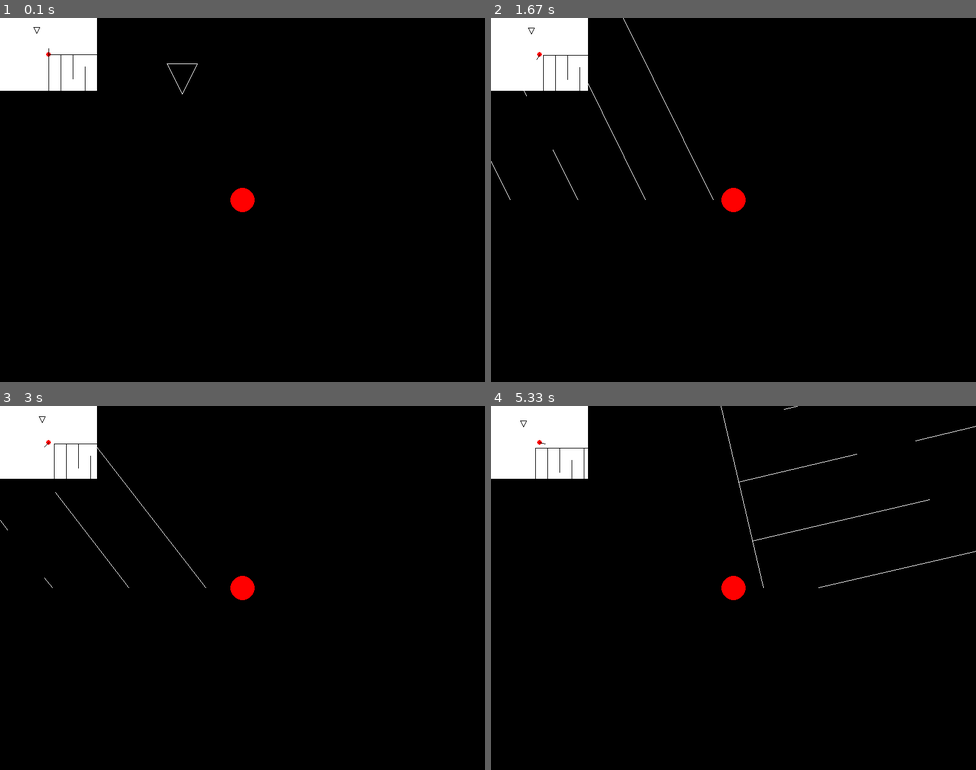
Above: before the commit, frames 1-4 (two rows, left to right).
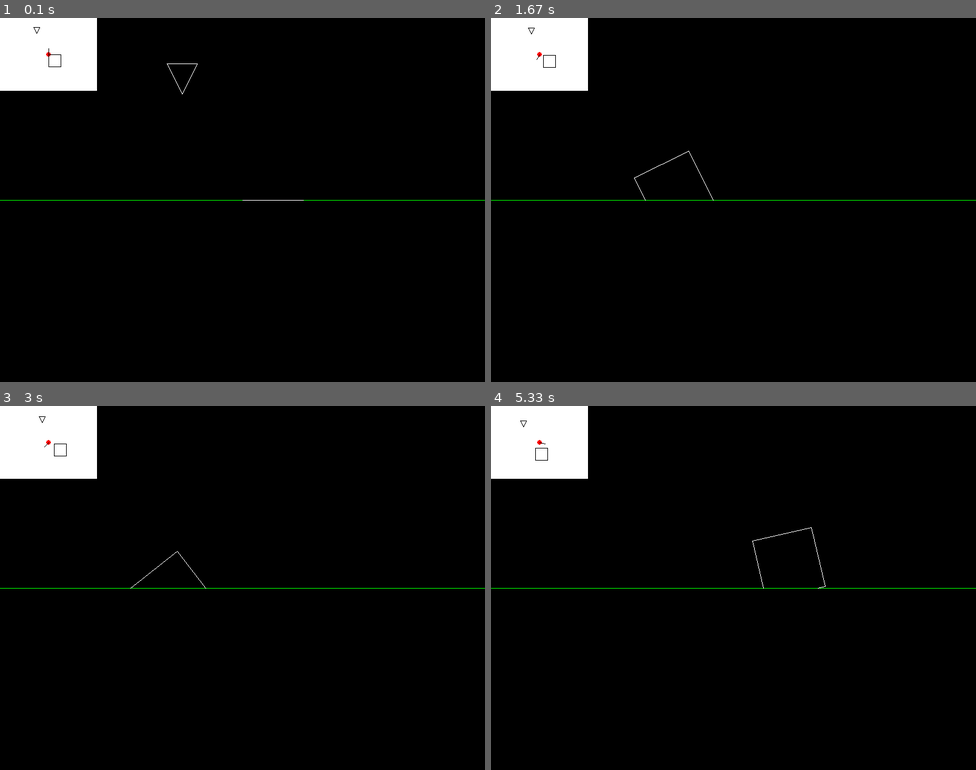
Above: after the commit, the same moments.

Repository: matia6170/Simple3dEngine
Game: pygame game, started from pygametest.py
Same seed, same stepped clock (60 frames per second), same inputs: the game is played once before the commit and once after it.
Inputs:
- Up to frame 1 (0.1 s): no input
- Up to frame 2 (1.67 s): hold Right 0.33-0.8 s; hold Right 0.83-1.3 s; hold D 0.83-1.3 s; hold Left from 1.33 s (still down); hold A from 1.33 s (still down)
- Up to frame 3 (3 s): release Left at 1.87 s; release A at 1.87 s; hold Left 1.9-2.3 s; hold A 1.9-2.3 s; hold Right 2.33-2.97 s; hold D 2.33-2.97 s
- Up to frame 4 (5.33 s): hold Left 3-3.47 s; hold A 3-3.47 s; hold Right 3.5-3.97 s; hold D 3.5-3.97 s; hold Right 4-4.47 s; hold D 4-4.47 s; hold Left 4.5-5.03 s; hold A 4.5-5.03 s; hold Left from 5.07 s (still down); hold A from 5.07 s (still down)

The runs differ from the first frame. In frame 1, 0.5% of the frame differs, in the area x 0-100%, y 10-54%; in frame 2, 0.6%; in frame 3, 0.6%; in frame 4, 0.7%, in the area x 0-100%, y 0-54%.

Commit message:
modified clipdepth

Diff:
--- a/pygametest.py
+++ b/pygametest.py
@@ -27,14 +27,17 @@
 clock = time.Clock()
 fps = 60
 
+# set clipdepth
+CLIPDEPTH = 0.1
+WALLHEIGHT = 100
 
 # set up the walls
 
 walls = [
-    # Wall(Point(0, 0), Point(0, 100)),
-    # Wall(Point(0, 100), Point(100, 100)),
-    # Wall(Point(100, 100), Point(100, 0)),
-    # Wall(Point(100, 0), Point(0, 0)),
+    Wall(Point(0, 0), Point(0, 100)),
+    Wall(Point(0, 100), Point(100, 100)),
+    Wall(Point(100, 100), Point(100, 0)),
+    Wall(Point(100, 0), Point(0, 0)),
     # Triangle
     Wall(Point(-100, -175), Point(-125, -225)),  # Top to bottom left
     Wall(Point(-125, -225), Point(-75, -225)),  # Bottom left to bottom right
@@ -61,27 +64,27 @@
     # Wall(Point(600, 400), Point(600, 800)),
     # Wall(Point(700, 0), Point(700, 300)),
     # Wall(Point(700, 500), Point(700, 800)),
-    # Outer walls
-    Wall(Point(0, 0), Point(0, 800)),
-    Wall(Point(0, 800), Point(800, 800)),
-    Wall(Point(800, 800), Point(800, 0)),
-    Wall(Point(800, 0), Point(0, 0)),
-    # Maze walls
-    Wall(Point(100, 0), Point(100, 300)),
-    Wall(Point(100, 400), Point(100, 800)),
-    Wall(Point(200, 0), Point(200, 200)),
-    Wall(Point(200, 300), Point(200, 500)),
-    Wall(Point(200, 600), Point(200, 800)),
-    Wall(Point(300, 100), Point(300, 400)),
-    Wall(Point(300, 500), Point(300, 700)),
-    Wall(Point(400, 0), Point(400, 300)),
-    Wall(Point(400, 400), Point(400, 800)),
-    Wall(Point(500, 100), Point(500, 500)),
-    Wall(Point(500, 600), Point(500, 800)),
-    Wall(Point(600, 0), Point(600, 400)),
-    Wall(Point(600, 500), Point(600, 800)),
-    Wall(Point(700, 200), Point(700, 600)),
-    Wall(Point(700, 700), Point(700, 800)),
+    # # Outer walls
+    # Wall(Point(0, 0), Point(0, 800)),
+    # Wall(Point(0, 800), Point(800, 800)),
+    # Wall(Point(800, 800), Point(800, 0)),
+    # Wall(Point(800, 0), Point(0, 0)),
+    # # Maze walls
+    # Wall(Point(100, 0), Point(100, 300)),
+    # Wall(Point(100, 400), Point(100, 800)),
+    # Wall(Point(200, 0), Point(200, 200)),
+    # Wall(Point(200, 300), Point(200, 500)),
+    # Wall(Point(200, 600), Point(200, 800)),
+    # Wall(Point(300, 100), Point(300, 400)),
+    # Wall(Point(300, 500), Point(300, 700)),
+    # Wall(Point(400, 0), Point(400, 300)),
+    # Wall(Point(400, 400), Point(400, 800)),
+    # Wall(Point(500, 100), Point(500, 500)),
+    # Wall(Point(500, 600), Point(500, 800)),
+    # Wall(Point(600, 0), Point(600, 400)),
+    # Wall(Point(600, 500), Point(600, 800)),
+    # Wall(Point(700, 200), Point(700, 600)),
+    # Wall(Point(700, 700), Point(700, 800)),
 ]
 
 
@@ -93,15 +96,14 @@
 
 
 def transform(point):
-    return point - player.pos
-
-
-def toScreen(point, surface=False):
-    transformed = transform(point)
-    if not surface:
-        transformed = rotate(transformed, player.rotation)
+    transformed = point - player.pos
+    return rotate(transformed, player.rotation)
+
+
+def toScreen(point ):
+    transformed = Point(point.x, point.y)
     transformed *= SCALE
-    transformed += P_CENTER
+    transformed += Point(center_x, center_y)
     return transformed
 
 
@@ -132,17 +134,17 @@
     return Wall(top, Point(clipX, clipDepth))
 
 
-def findClipWalls(walls, clipDepth=0.1):
+def findClipWalls(walls, clipDepth=CLIPDEPTH):
     clipWalls = []
 
     # set an offset for the clip depth
-    clipDepth = center_y - clipDepth
+
 
     # loop through walls
     for wall in walls:
         # rotate the lines according so that it in a state right before rendering.
-        start = toScreen(wall.start)
-        end = toScreen(wall.end)
+        start = transform(wall.start)
+        end = transform(wall.end)
 
         # Then, check if the lines are clipped or not.
         if start.y < clipDepth and end.y < clipDepth:
@@ -161,9 +163,16 @@
 # surface test(MINIMAP)
 # Set up the surface
 
-surface_scale = 5 # put the denominator here
+surface_scale = 5  # put the denominator here
+
+
 def scaler(value):
     return value//surface_scale
+def toSurface(point):
+    transformed = point-player.pos
+    transformed *= SCALE
+    transformed += P_CENTER
+    return transformed
 
 surface = pygame.Surface((width//surface_scale, height//surface_scale))
 surface_center = Point(width//(surface_scale*2), height//(surface_scale*2))
@@ -187,7 +196,8 @@
 
     # draw line
     for wall in walls:
-        scaledWall = Wall(toScreen(wall.start, True).divide(surface_scale), toScreen(wall.end, True).divide(surface_scale))
+        scaledWall = Wall(toSurface(wall.start).divide(
+            surface_scale), toSurface(wall.end).divide(surface_scale))
         draw.line(surface, (0, 0, 0),
                   (scaledWall.start.x, scaledWall.start.y), (scaledWall.end.x, scaledWall.end.y))
 #####
@@ -198,17 +208,36 @@
     # Clear the window
     window.fill((0, 0, 0))
 
+    # Draw horizon
+    draw.line(window, (0, 255, 0), (0, center_y), (width, center_y))
+
     # draw cicle in the cetner of the screen
-    draw.circle(window, (255, 0, 0), (center_x, center_y), 20)
+    # draw.circle(window, (255, 0, 0), (center_x, center_y), 20)
 
     # Find walls which clip
-    clipWalls = findClipWalls(walls)
+    clipWalls = findClipWalls(walls, CLIPDEPTH)
 
     # draw line
     for wall in clipWalls:
-        w = Wall((wall.start), (wall.end))
+        w = Wall(toScreen(wall.start), toScreen(wall.end))
+
         draw.line(window, (255, 255, 255),
                   (w.start.x, w.start.y), (w.end.x, w.end.y))
+
+        # # top Edge
+        # draw.line(window, (255, 255, 255),
+        #           (w.start.x, center_y-w.start.y), (w.end.x, center_y-w.end.y))
+        # # bottom Edge
+        # draw.line(window, (255, 255, 255),
+        #           (w.start.x, center_y+w.start.y), (w.end.x, center_y+w.end.y))
+
+        # # Vertical Walls
+        # if w.start.y > CLIPDEPTH:
+        #     draw.line(window, (255, 255, 255),
+        #               (w.start.x, center_y-w.start.y), (w.start.x, center_y+w.start.y))
+        # if w.end.y > CLIPDEPTH:
+        #     draw.line(window, (255, 255, 255),
+        #               (w.end.x, center_y-w.end.y), (w.end.x, center_y+w.end.y))
 
     updateSurface()
     window.blit(surface, (0, 0))
